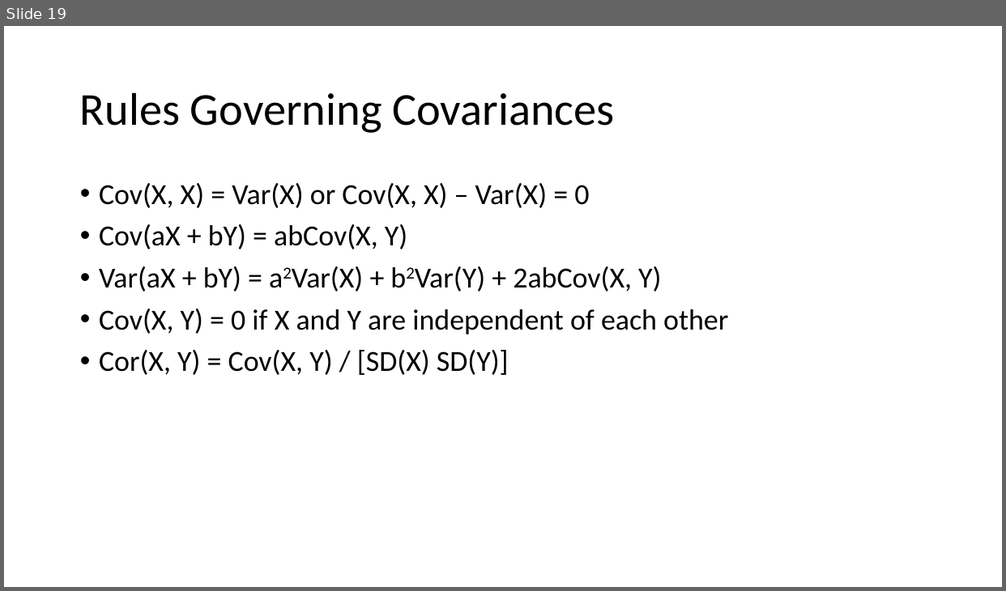
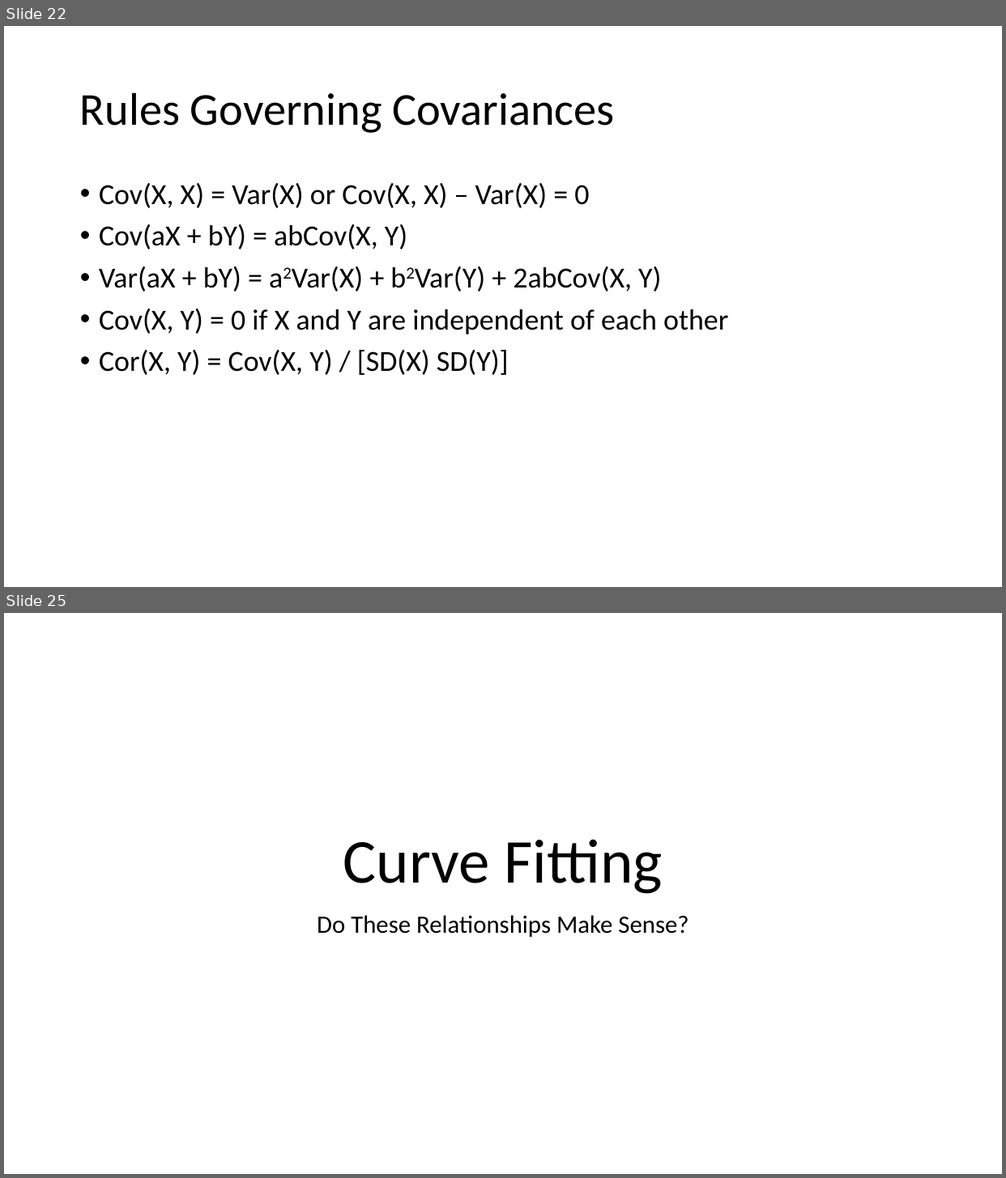
Before and after one commit to thsavage/Code-Shards, a slide deck: Session 1.pptx. Shown one above the other, each under a label of ours: slide 19 before the commit, slides 22 and 25 after it; the slides between them are not shown. The pictures are 1006x591 and 1006x1178 pixels, drawn with LibreOffice and Linux fonts; fonts in the diff are those of the drawing. Boxes give left, top, right and bottom in pixels: in the first picture for what was removed or moved away, otherwise in the second. Text is boxed around its words. In the diff, an @@ line names an element or a change of style, - is before the commit and + after.

```diff
--- a/Session 1.pptx
+++ b/Session 1.pptx
@@ slide 25 added at (4,613,1002,1174), background #FFFFFF @@
@@ title added at (343,839,662,894), 60 pt, text #000000 @@
+Curve Fitting
@@ subtitle added at (317,915,688,937), 24 pt, text #000000 @@
+Do These Relationships Make Sense?
@@ what was slide 19 is now slide 22 @@
```
Also in this commit, not shown: 11 slides changed, 6 other slides added, 1 other file.
